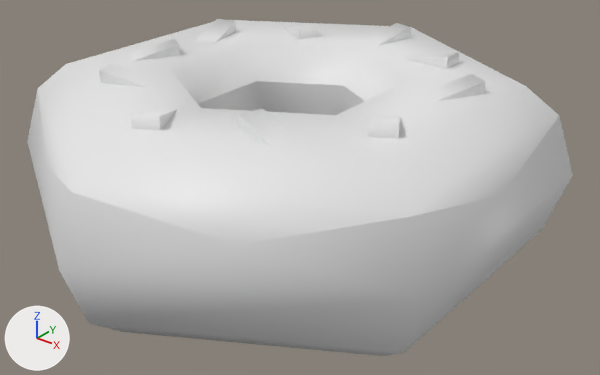
Two versions of the FBX model Assets/Resources/Models/Props/donut.fbx, one commit apart.
Before and after are seen from a 50 mm camera at (0.881, -1.066, 0.767) aimed at (0.035, -0.008, 0.111). Lighting does not change. The marker at lower left points along +X, +Y and +Z. The older version comes first. Where no turn or scale is listed for an object, it has been applied to the vertices. Vertices at exactly the same position are counted once.

Objects in the first picture: 'donut-sprinkles'.
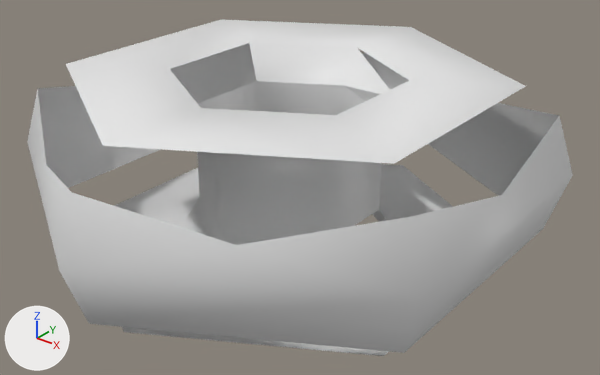
Patch to the scene script:
```diff
--- a/Assets/Resources/Models/Props/donut.fbx.py
+++ b/Assets/Resources/Models/Props/donut.fbx.py
@@ me_donut_sprinkles @@
 # used by ob_donut_sprinkles; location = (0.0, 0.0, 0.0)
-me_donut_sprinkles.from_pydata(...)  # 126 vertices, 180 faces; spans x -0.433..0.433, y -0.5..0.5, z 0.0..0.336
+me_donut_sprinkles.from_pydata(...)  # 184 vertices, 80 faces; spans x -0.433..0.433, y -0.5..0.5, z 0.0..0.336
+# me_donut_sprinkles part 1
+# 42 vertices are removed from x -0.301..0.314, y -0.335..0.343, z 0.249..0.336
+# 102 faces are deleted
+# 100 vertices are added at x -0.413..0.413, y -0.433..0.433, z 0.024..0.336
+# 2 new faces join them
```

Where the change shows, as pixel boxes (x1, y1, x2, y2) in the pictures (600 x 375 px):
'donut-sprinkles', reshaped
    before: (27, 19, 573, 356)
    after: (27, 20, 573, 356)
part 1 of me_donut_sprinkles, cut back
    before: (38, 19, 559, 356)
    after: (344, 48, 390, 94)
